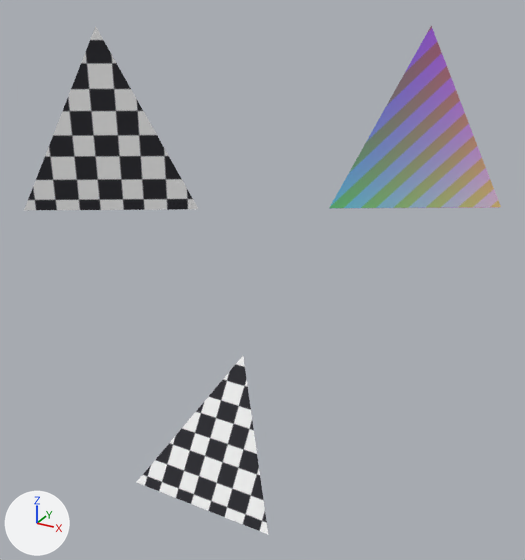
Renders of the glTF model assets/gltf/sample_scene/sample_scene.gltf from each side of a commit.
Rendered twice from a 50 mm camera at (0.847, -2.199, 0.592) aimed at (0.016, -0.687, -0.164). Every picture has the same lights, and +X, +Y and +Z are marked at lower left. The first picture is the older version. Where no turn or scale is listed for an object, it has been applied to the vertices.

Objects in the first picture: 'AccentNode', 'PairNode'.
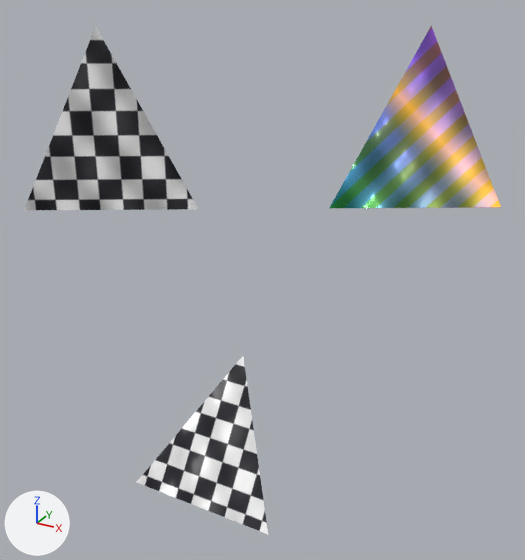
Location of each change, (x1, y1, x2, y2) in pixels of the pictures (525 x 560 px):
'PairNode', surface changed: (24, 26, 501, 210) in both

The change, as a diff of the scene's bpy script:
```diff
--- a/assets/gltf/sample_scene/sample_scene.gltf.py
+++ b/assets/gltf/sample_scene/sample_scene.gltf.py
@@ img_metallicroughnessimage @@
+img_metallicroughnessimage = load_image('MetallicRoughnessImage', '../../textures/metallic_roughness_mask.png', 128, 128, 'Non-Color')
@@ img_normalimage @@
+img_normalimage = load_image('NormalImage', '../../textures/normal_detail.png', 128, 128, 'Non-Color')
@@ img_emissiveimage @@
+img_emissiveimage = load_image('EmissiveImage', '../../textures/emissive_mask.png', 128, 128, 'sRGB')
@@ mat_checkermaterial @@
 mat_checkermaterial = bpy.data.materials.new('CheckerMaterial')
-# nodes: BsdfPrincipled, OutputMaterial, TexImage
+# nodes: BsdfPrincipled, Math x2, NormalMap, OutputMaterial, SeparateColor, TexImage x3
 # uses the picture img_checkerimage
+# uses the picture img_metallicroughnessimage
+# uses the picture img_normalimage
@@ mat_stripematerial @@
 mat_stripematerial = bpy.data.materials.new('StripeMaterial')
-# nodes: BsdfPrincipled, OutputMaterial, TexImage
+# nodes: BsdfPrincipled, Math x2, Mix, NormalMap, OutputMaterial, SeparateColor, TexImage x4
+# colours: orange #e1a06c
+# uses the picture img_emissiveimage
+# uses the picture img_metallicroughnessimage
+# uses the picture img_normalimage
 # uses the picture img_stripeimage
```
